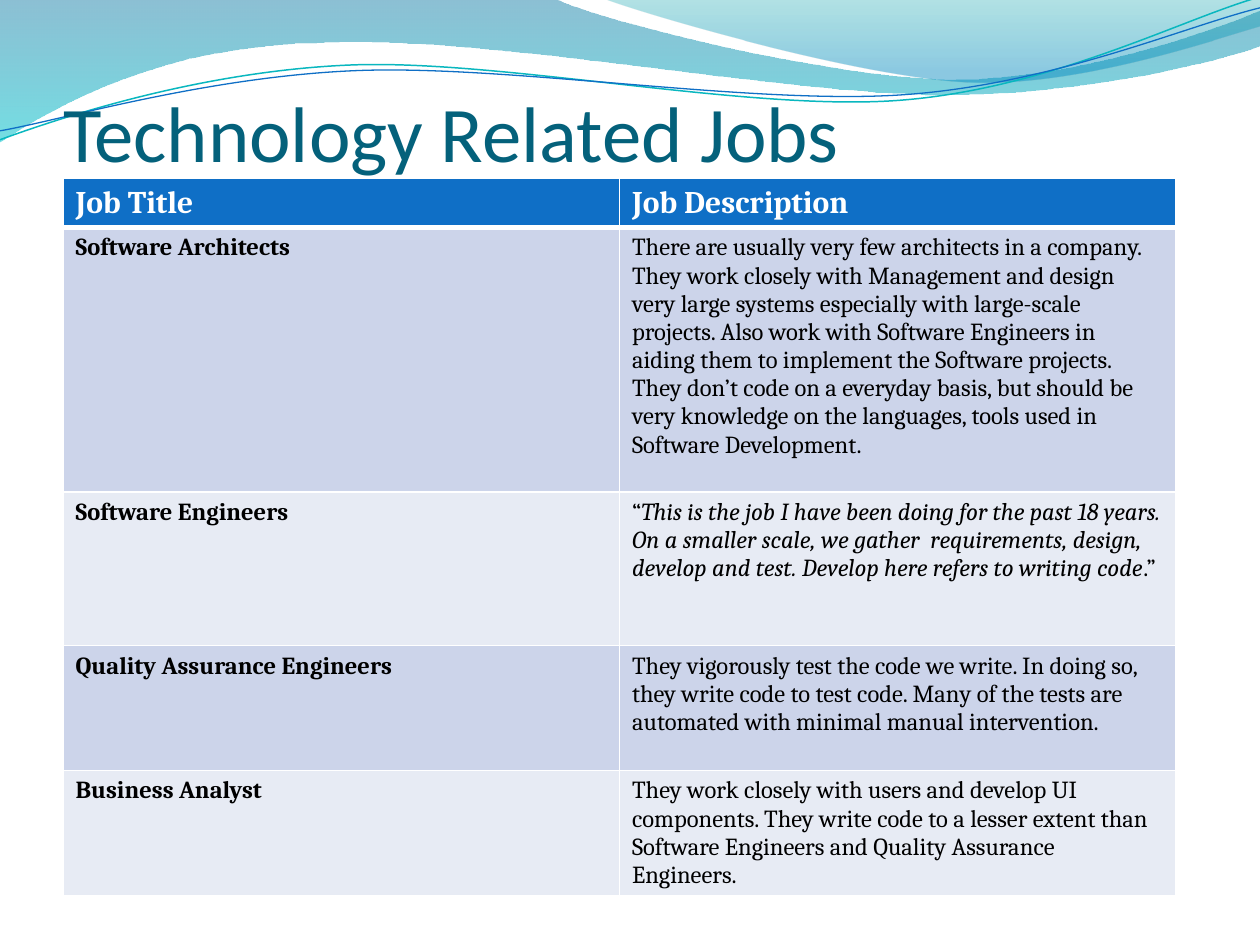
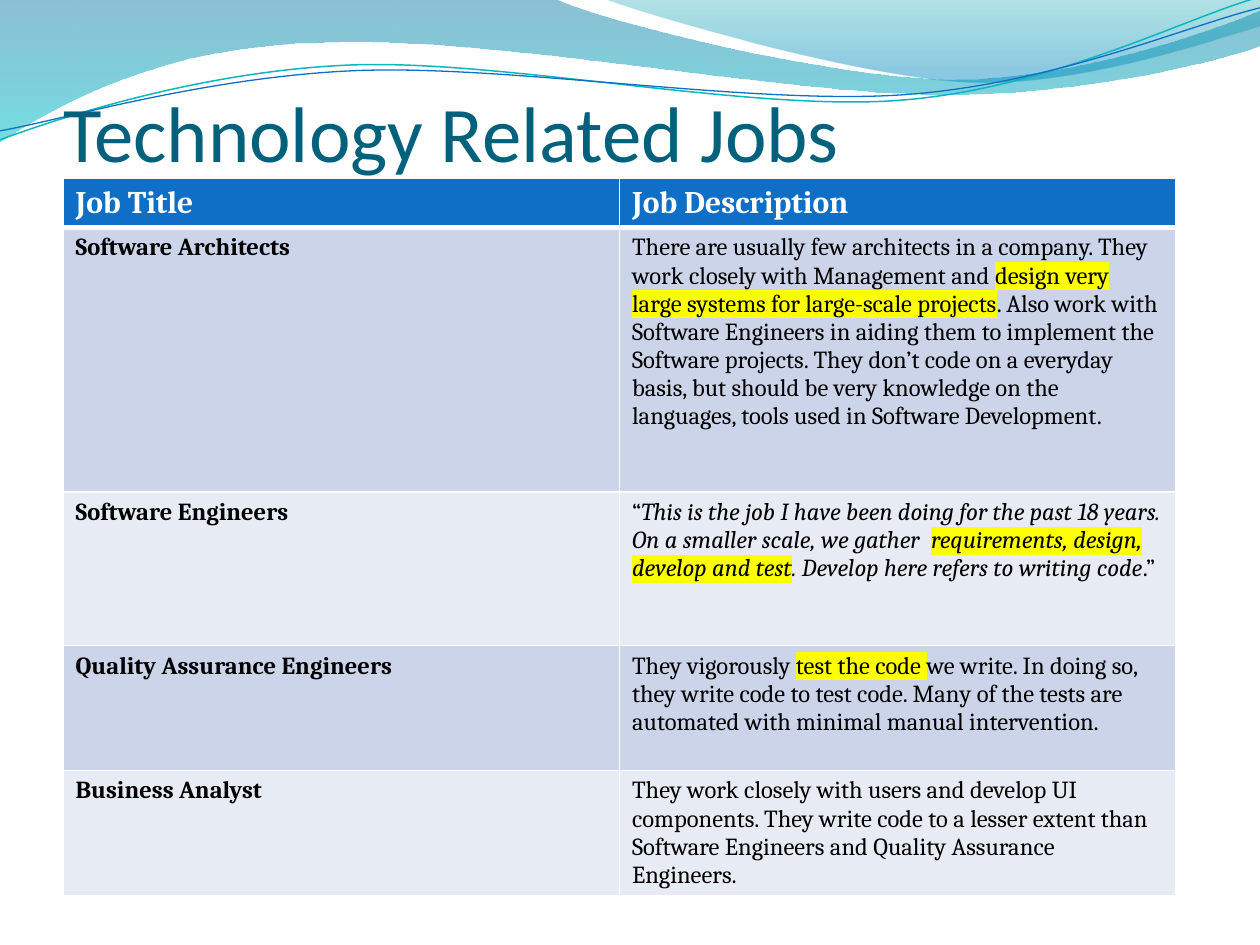
Before and after one commit to rkavitha/PresentationOnITIndustry, a slide deck: slide 8 of IT Industry.pptx. Drawn at 1260x945 pixels with LibreOffice and Linux fonts; fonts in the diff are those of the drawing; background and template pictures are left out. Boxes give left, top, right and bottom in pixels: in the first picture for what was removed or moved away, otherwise in the second. Text is boxed around its words. In the diff, an @@ line names an element or a change of style, - is before the commit and + after.

```diff
--- a/IT Industry.pptx
+++ b/IT Industry.pptx
@@ table at (63, 179, 1177, 908) @@
-row 2, column 2: There are usually very few architects in a company. They work closely with Management and design very large systems especially with large-scale projects. Also work with Software Engineers in aiding them to implement the Software projects. They don’t code on a everyday basis, but should be very knowledge on the languages, tools used in Software Development.
+row 2, column 2: There are usually few architects in a company. They work closely with Management and design very large systems for large-scale projects. Also work with Software Engineers in aiding them to implement the Software projects. They don’t code on a everyday basis, but should be very knowledge on the languages, tools used in Software Development.
@@ highlight none to #FFFF00 in "requirements, design, develop and test.", "test the code" @@
```
Also in this commit, not shown: 11 other slides changed.
